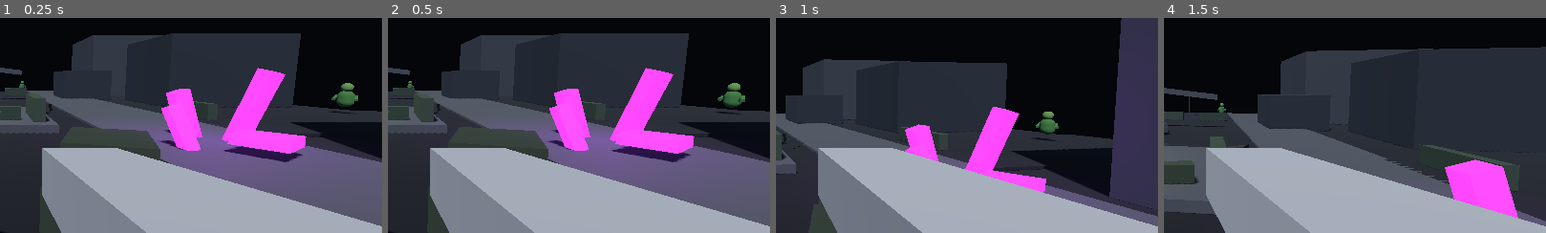
Above: before the commit, frames 1-4 (left to right).
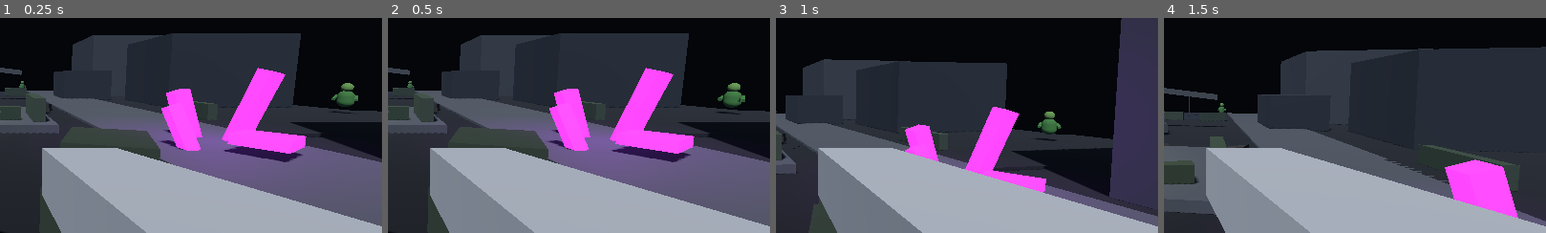
Above: after the commit, the same moments.

Repository: heliossamuelhernandezreyes/Arcont
Game: Godot game, scene res://scenes/main.tscn
Two runs of this game, one before a commit and one after it. Both use one fixed random seed, a clock stepped at 60 frames per second and the inputs below.
Inputs (mouse positions are % of the whole screen's width and height, from its top left):
- Up to frame 1 (0.25 s): no input
- Up to frame 2 (0.5 s): no input
- Up to frame 3 (1 s): tap Enter at 0.5 s; move the mouse to (55, 50) at 0.52 s; hold W (move_forward) from 0.53 s (still down); hold Shift (sprint) from 0.53 s (still down); click (55, 50) at 0.67 s; tap Space (jump) at 0.77 s
- Up to frame 4 (1.5 s): keep holding W (move_forward); move the mouse to (45, 50) at 1.27 s; release Shift (sprint) at 1.28 s; tap C at 1.35 s
The pictures show only the part of the screen within x 50-100%, y 28-78%; the shares and areas given below are measured in that part.

Frames 1-2 are identical in both runs. In frame 3, 0.1% of the frame differs, in the area x 68-75%, y 43-57%; in frame 4, nothing differs.

Commit message:
feat: lure infected toward loud sound events

Diff:
--- a/scripts/awareness_director.gd
+++ b/scripts/awareness_director.gd
@@ -5,6 +5,7 @@
 @export var radio_delay_min := 0.35
 @export var radio_delay_max := 0.85
 @export var intel_lifetime := 6.0
+@export var infected_lure_seconds := 3.6
 
 var last_sound_position := Vector3.ZERO
 var last_sound_radius := 0.0
@@ -14,6 +15,8 @@
 var shared_contact_time_ms := -100000
 var shared_contact_faction := ""
 var pending_reports: Array[Dictionary] = []
+var sound_lure: Node3D
+var lure_expire_ms := -1
 
 func _process(_delta: float) -> void:
 	var now := Time.get_ticks_msec()
@@ -24,12 +27,31 @@
 			shared_contact_time_ms = now
 			shared_contact_faction = String(report.get("faction", "armed"))
 			pending_reports.remove_at(i)
+	if sound_lure != null and is_instance_valid(sound_lure) and lure_expire_ms > 0 and now >= lure_expire_ms:
+		sound_lure.queue_free()
+		sound_lure = null
+		lure_expire_ms = -1
 
 func report_sound(position: Vector3, radius: float, category := "generic") -> void:
 	last_sound_position = position
 	last_sound_radius = maxf(radius, 0.0)
 	last_sound_time_ms = Time.get_ticks_msec()
 	last_sound_category = category
+	if category in ["shotgun", "gunshot", "explosion", "decoy", "robot_fire"] and radius >= 5.0:
+		_lure_infected(position, radius)
+
+func _lure_infected(position: Vector3, radius: float) -> void:
+	if sound_lure == null or not is_instance_valid(sound_lure):
+		sound_lure = Node3D.new()
+		sound_lure.name = "SoundLure"
+		get_tree().current_scene.add_child(sound_lure)
+	sound_lure.global_position = position
+	lure_expire_ms = Time.get_ticks_msec() + int(infected_lure_seconds * 1000.0)
+	for node in get_tree().get_nodes_in_group("enemies_active"):
+		if not node is Node3D or node.is_in_group("tactical_enemy"):
+			continue
+		if (node as Node3D).global_position.distance_to(position) <= radius:
+			node.set("target", sound_lure)
 
 func recent_sound_for(listener_position: Vector3, max_age := 3.5) -> Dictionary:
 	var age := float(Time.get_ticks_msec() - last_sound_time_ms) / 1000.0
